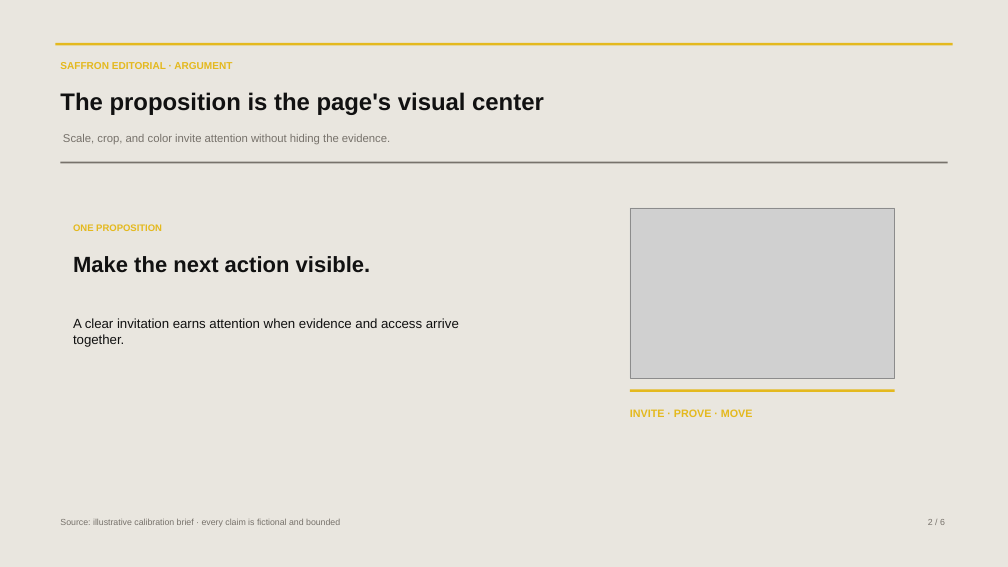
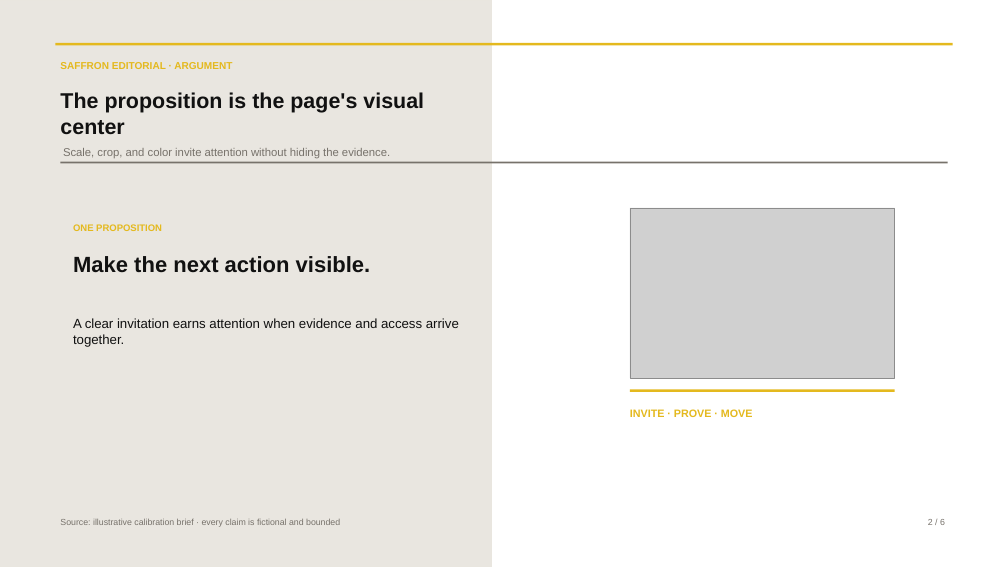
Before and after one commit to w31r4/OfficeKit, a slide deck: slide 2 of skills/presentation-template-library/skills/artifact-template-saffron-editorial/assets/reference.pptx. Drawn at 1008x567 pixels with LibreOffice and Linux fonts; fonts in the diff are those of the drawing; grey boxes stand for pictures; background and template pictures are left out. Boxes give left, top, right and bottom in pixels: in the first picture for what was removed or moved away, otherwise in the second. Text is boxed around its words. In the diff, an @@ line names an element or a change of style, - is before the commit and + after.

```diff
--- a/skills/presentation-template-library/skills/artifact-template-saffron-editorial/assets/reference.pptx
+++ b/skills/presentation-template-library/skills/artifact-template-saffron-editorial/assets/reference.pptx
@@ rectangle: place and size @@
-rectangle at [0,0,1008,567]
+rectangle at [0,0,491,567]
@@ rectangle at [0,0,491,567]: fill #E9E6DF to #E9E6DF at 96% opacity @@
@@ text at [60,92,424,134]: text changed; size 28.5 to 25.5 pt @@
-The proposition is the page's visual center
+The proposition is the page's visual
+center
@@ text "Scale, crop, and color invite ...": place and size @@
-text "Scale, crop, and color invite ..." at [63,134,390,144]
+text "Scale, crop, and color invite ..." at [63,148,390,158]
```
Also in this commit, not shown: 5 other slides changed, 56 other files.
